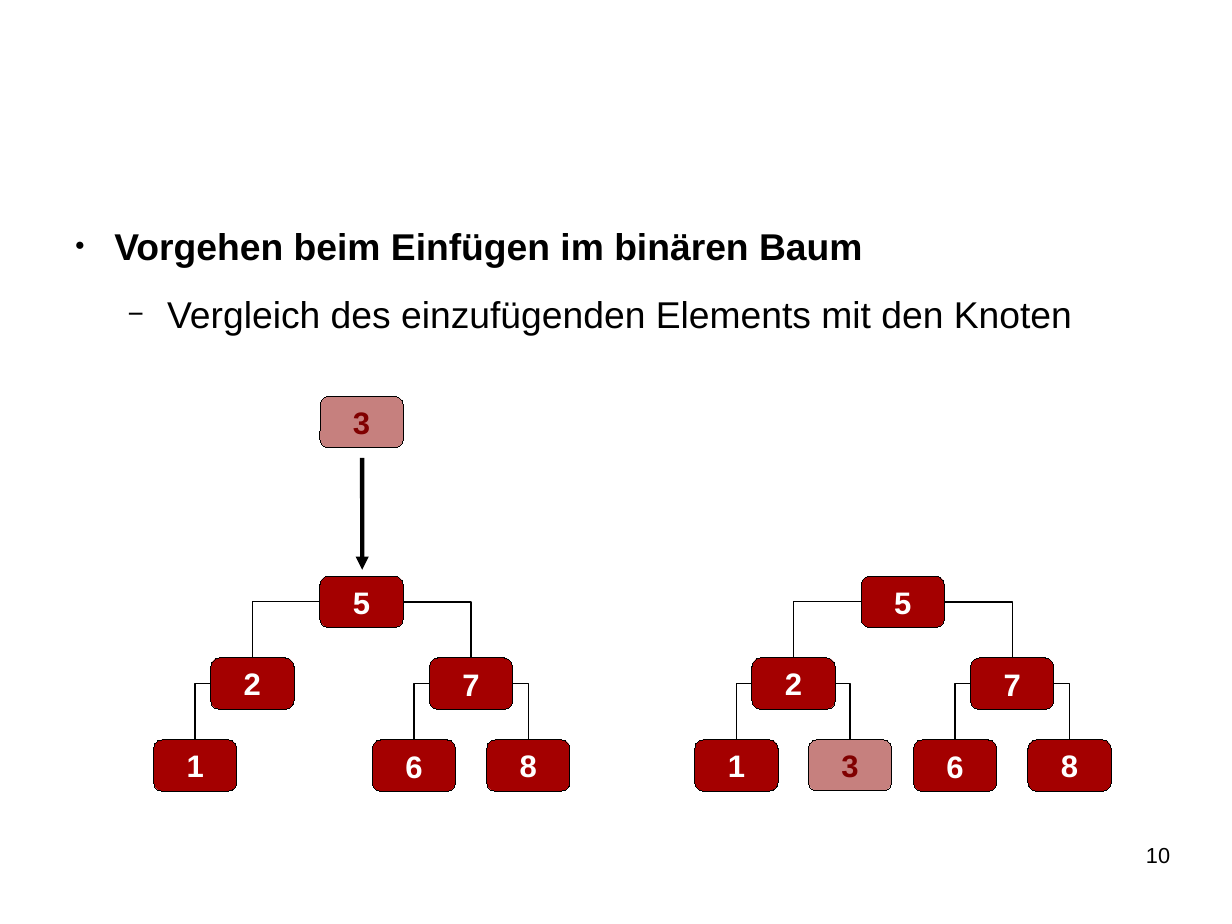
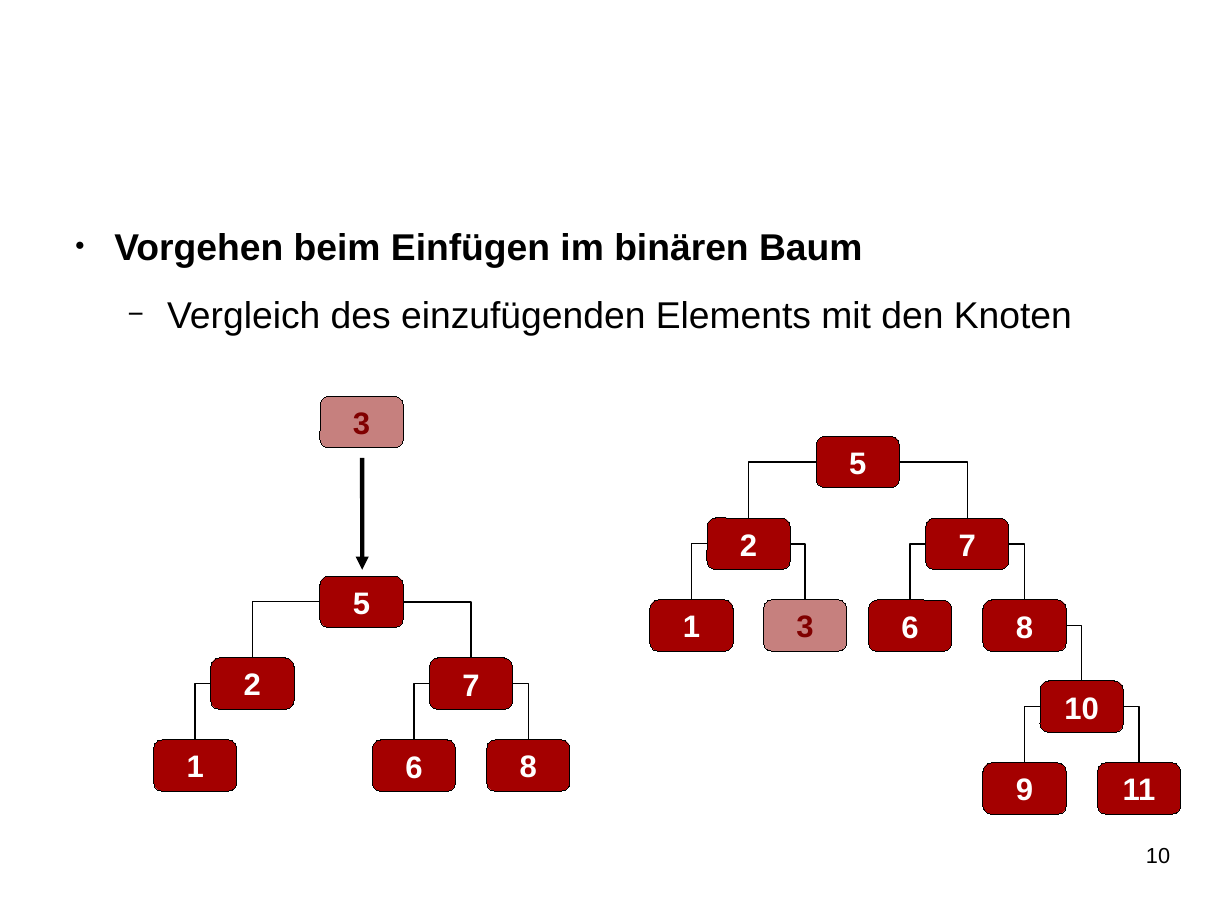
Before and after one commit to SeminararbeitCFS/main, a slide deck: slide 10 of vortrag/vortrag_CFS.odp. Drawn at 1232x924 pixels with LibreOffice and Linux fonts; fonts in the diff are those of the drawing; background and template pictures are left out. Boxes give left, top, right and bottom in pixels: in the first picture for what was removed or moved away, otherwise in the second. Text is boxed around its words. In the diff, an @@ line names an element or a change of style, - is before the commit and + after.

Commit message:
little fixes

```diff
--- a/vortrag/vortrag_CFS.odp
+++ b/vortrag/vortrag_CFS.odp
@@ 7 rounded rectangles, 6 elbow lines moved together from (x1=695, y1=576, x2=1111, y2=792) to (x1=651, y1=436, x2=1067, y2=652) @@
@@ group added at (x1=984, y1=626, x2=1181, y2=815): 3 rounded rectangles, 3 elbow lines @@
+10
+11
+9
```
Also in this commit, not shown: 1 other slide changed.
